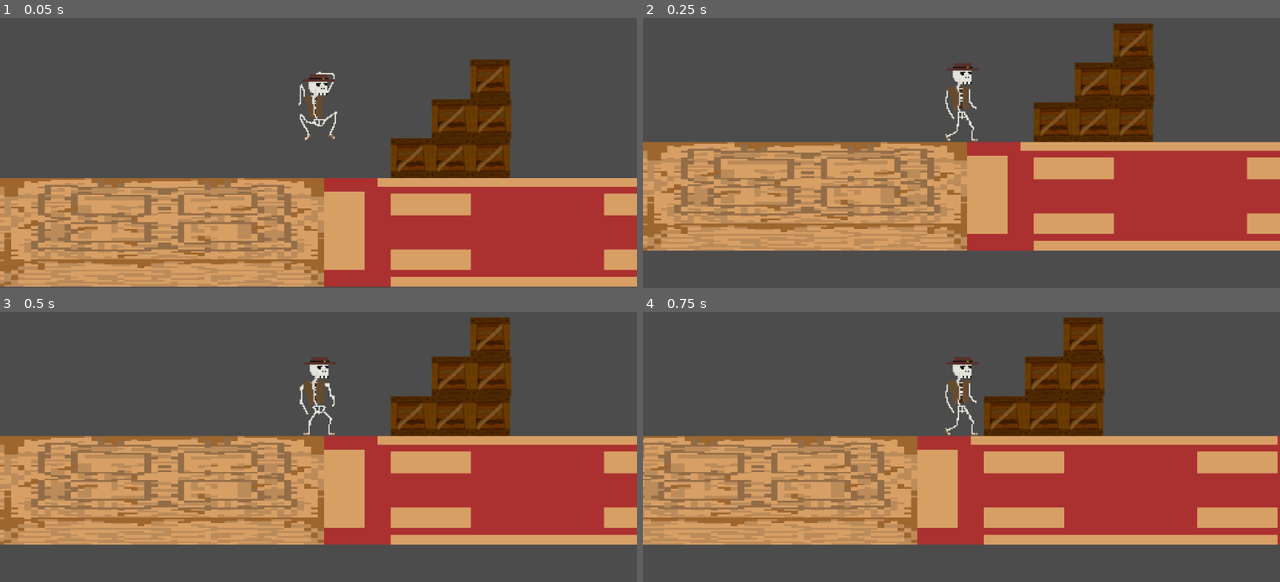
Above: before the commit, frames 1-4 (two rows, left to right).
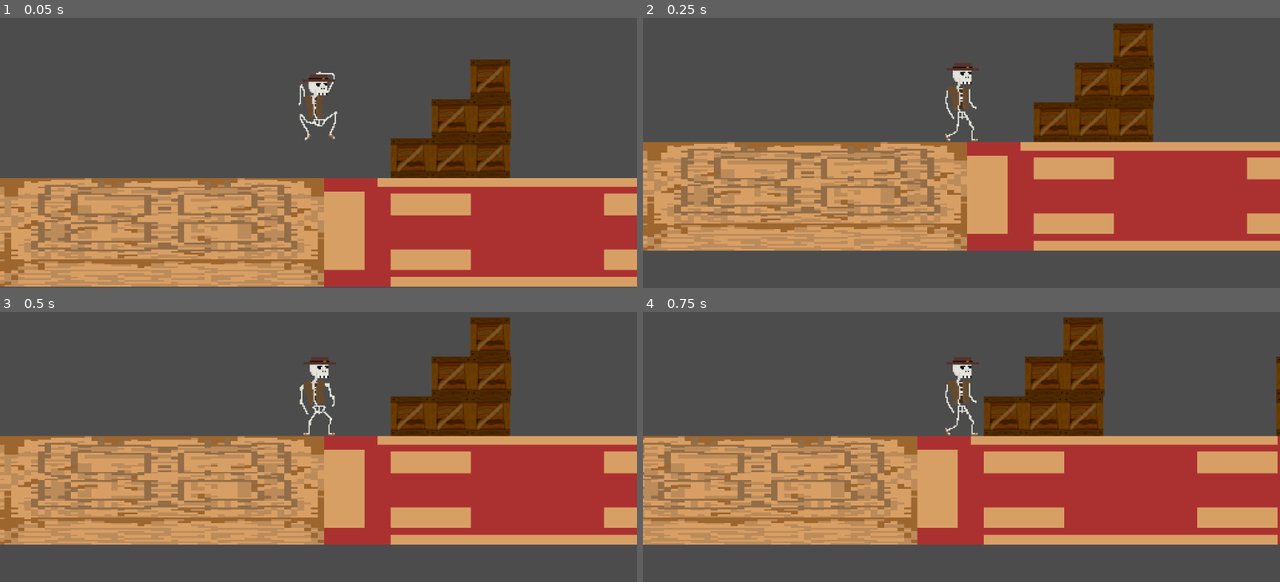
Above: after the commit, the same moments.

Repository: isterkvarn/MinnesotaBones
Game: Godot game, scene res://BoxTesting.tscn
The game is run twice, just before and just after one commit, with the same random seed, the same clock (stepped at 60 frames per second) and the same inputs. This scene is started directly instead of the project's main scene.
Inputs:
- Up to frame 1 (0.05 s): no input
- Up to frame 2 (0.25 s): no input
- Up to frame 3 (0.5 s): no input
- Up to frame 4 (0.75 s): hold D (move_right) from 0.53 s (still down)

Frames 1-3 are identical in both runs. In frame 4, 0.2% of the frame differs, in the area x 99-100%, y 16-47%.

Commit message:
Minor tweaks

Diff:
--- a/BoxTesting.tscn
+++ b/BoxTesting.tscn
@@ -38,5 +38,11 @@
 [node name="Box6" parent="." instance=ExtResource( 3 )]
 position = Vector2( 482, 188 )
 
+[node name="Box7" parent="." instance=ExtResource( 3 )]
+position = Vector2( 653, 251 )
+
+[node name="Box8" parent="." instance=ExtResource( 3 )]
+position = Vector2( 653, 220 )
+
 [node name="Box5" parent="." instance=ExtResource( 3 )]
 position = Vector2( 451, 220 )
--- a/player.gd
+++ b/player.gd
@@ -55,9 +55,11 @@
 
 	move_and_slide(vel, Vector2.UP, false, 4, 0.785398, false)
 
+	#is_on_floor(), is_on_wall()
+
 	# Check every object that is currently colliding with the player
 	for i in get_slide_count():
 		var collision = get_slide_collision(i)
 		# If the collision is a body, apply an impulse force to it
 		if collision.collider.is_in_group("bodies"):
-			collision.collider.apply_central_impulse(-collision.normal * 100)
+			collision.collider.apply_central_impulse(-collision.normal * vel.length() * 0.2)
